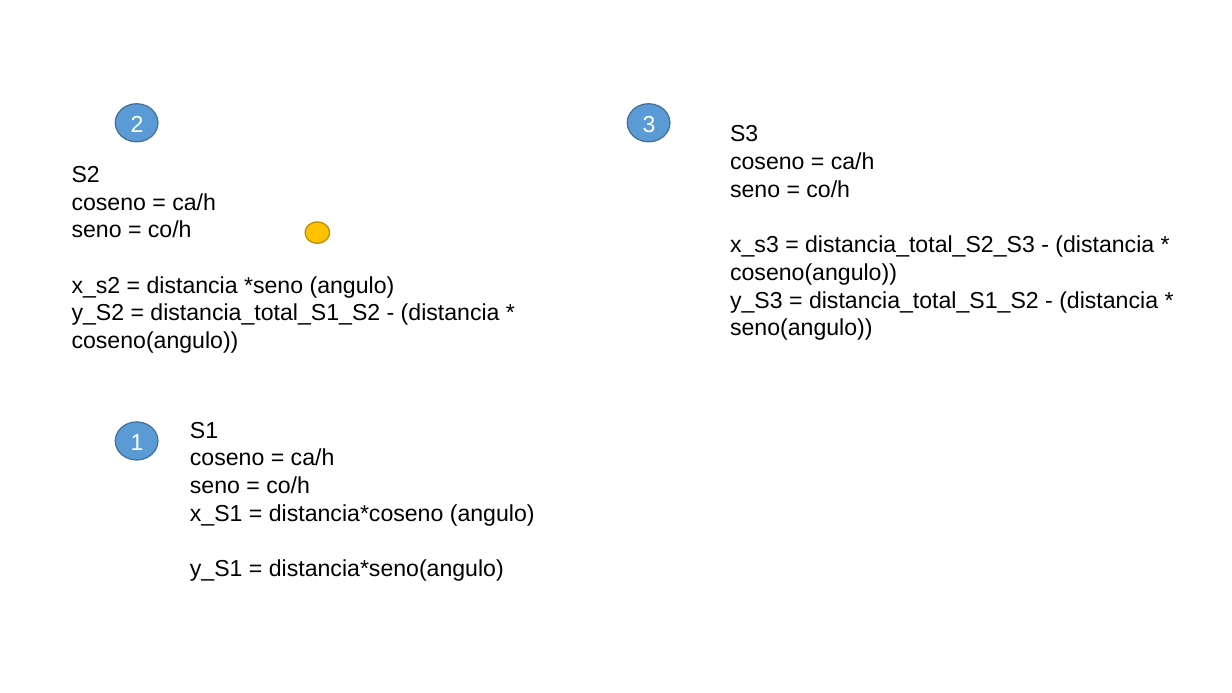
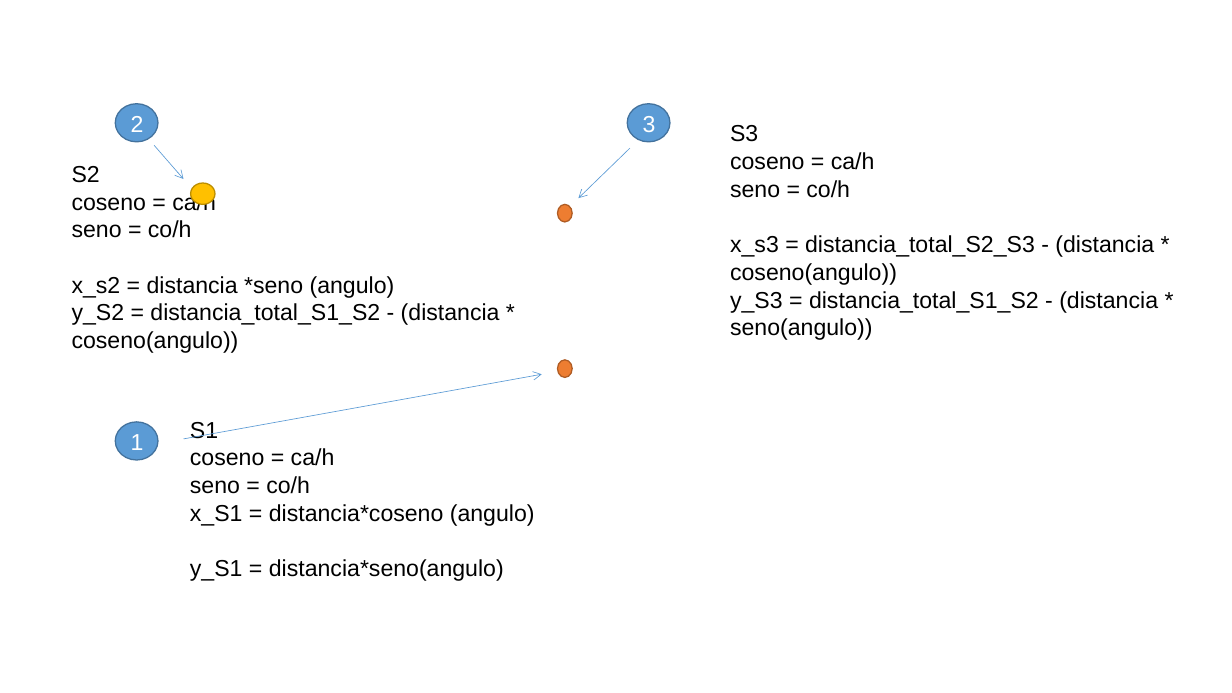
Before and after one commit to RonaldLopes/tdd, a slide deck: slide 1 of Docs/calculo_posicionamento.pptx. Drawn at 1232x693 pixels with LibreOffice and Linux fonts; fonts in the diff are those of the drawing. Boxes give left, top, right and bottom in pixels: in the first picture for what was removed or moved away, otherwise in the second. Text is boxed around its words. In the diff, an @@ line names an element or a change of style, - is before the commit and + after.

```diff
--- a/Docs/calculo_posicionamento.pptx
+++ b/Docs/calculo_posicionamento.pptx
@@ arrow added from (154, 145) to (184, 179), #5B9BD5 0.5 pt @@
@@ arrow added from (630, 148) to (579, 198), #5B9BD5 0.5 pt @@
@@ ellipse: place and size @@
-ellipse at bbox=[305, 222, 329, 243]
+ellipse at bbox=[190, 183, 214, 204]
@@ ellipse added at bbox=[557, 204, 572, 222], fill #ED7D31, outline #AF5C24 1 pt @@
@@ arrow added from (184, 439) to (542, 374), #5B9BD5 0.5 pt @@
@@ ellipse added at bbox=[557, 360, 572, 377], fill #ED7D31, outline #AF5C24 1 pt @@
```
Also in this commit, not shown: 7 other files.
